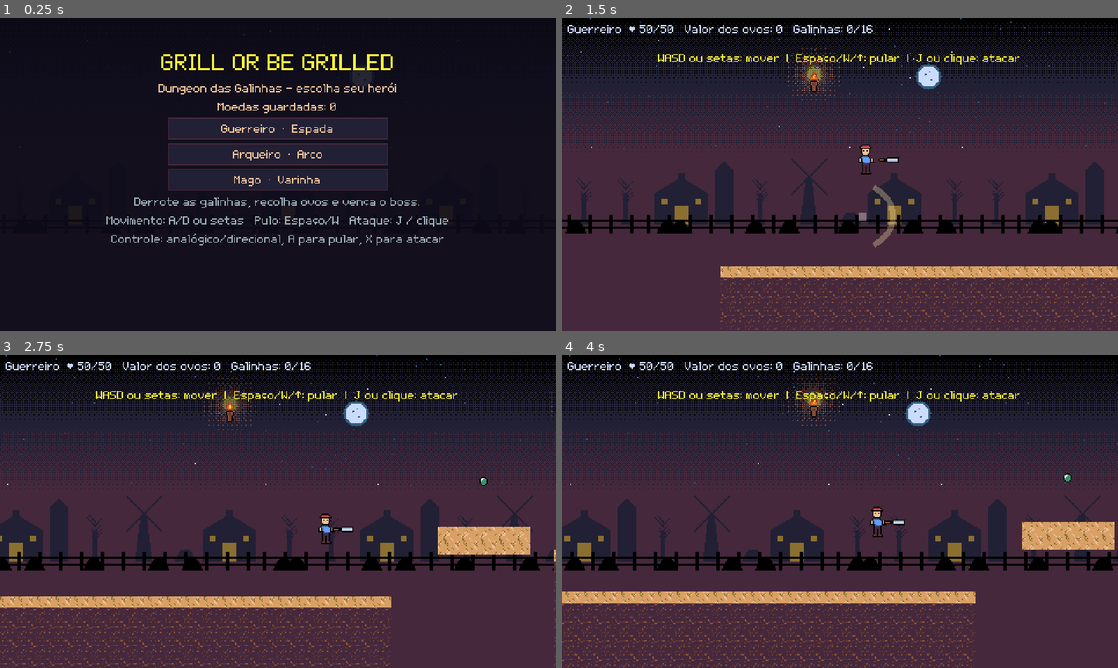
Above: before the commit, frames 1-4 (two rows, left to right).
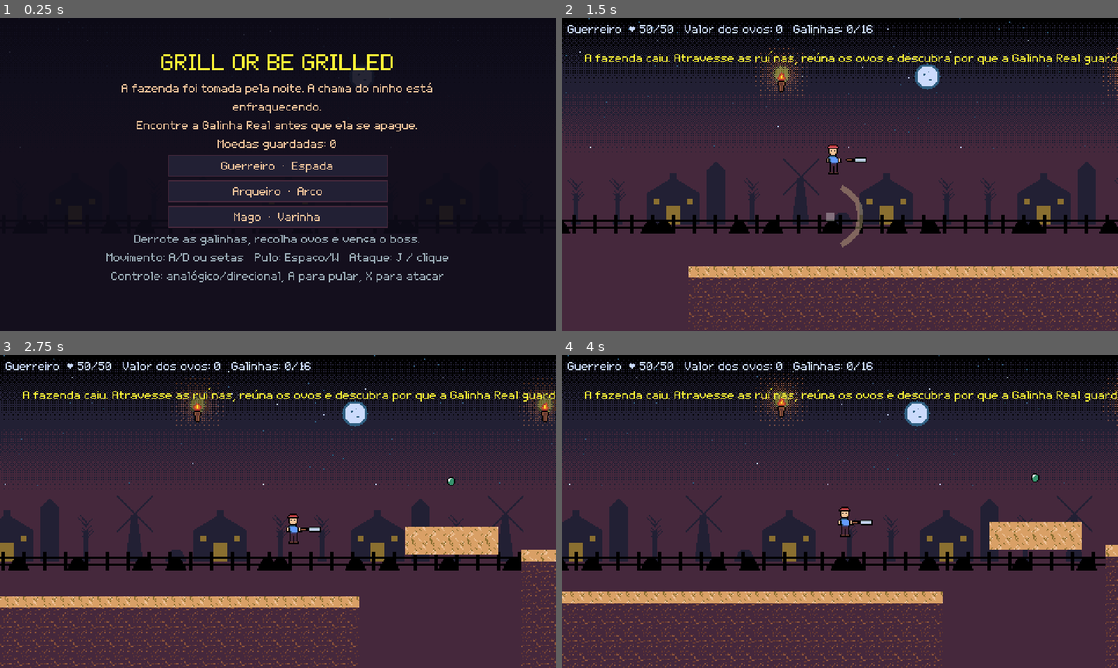
Above: after the commit, the same moments.

Repository: Douglas-Marcondes/grill-or-be-grilled
Game: Godot game, scene res://jogo.tscn
Two runs of this game, one before a commit and one after it. Both use one fixed random seed, a clock stepped at 60 frames per second and the inputs below.
Inputs:
- Up to frame 1 (0.25 s): no input
- Up to frame 2 (1.5 s): click "Guerreiro · Espada" at 0.5 s; hold D (andar_direita) from 1.28 s (still down); hold Space (pular) from 1.28 s (still down); tap J (atacar) at 1.35 s
- Up to frame 3 (2.75 s): keep holding D (andar_direita); release Space (pular) at 2.03 s; tap Space (pular) at 2.1, 2.27, 2.57 s; tap J (atacar) at 2.3 s
- Up to frame 4 (4 s): release D (andar_direita) at 2.78 s; hold A (andar_esquerda) 2.78-3.53 s; hold Space (pular) 2.78-3.53 s; tap J (atacar) at 2.85, 3.6 s; hold D (andar_direita) from 3.53 s (still down); tap Space (pular) at 3.77 s

The runs differ from the first frame. In frame 1, 6.3% of the frame differs, in the area x 19-81%, y 20-85%; in frame 2, 34%; in frame 3, 19%; in frame 4, 35%, in the area x 0-100%, y 0-100%.

Commit message:
Destrava a fase 1 e corrige queda e drop de ovo
- Pedras RotaAlta7/8/11/13/15 viram degraus dentro do vão em vez de pender
  sobre a saída do trecho; ovos das pedras acompanham.
- teste_das_passagens pula cada vão na borda e garante que todos passam.
- Ovo de galinha é criado com call_deferred (erro de flush de física).
- Morte por queda logo abaixo do quadro da câmera (scripts/limites.gd).
- Galinhas com telegrafia da bicada, hitstun e curva de dificuldade;
  alcances de golpe casados com o tamanho dos sprites.
- tools/testar.sh roda todos os testes com um comando.

Diff:
--- a/grill-or-be-grilled/chicken_enemy.gd
+++ b/grill-or-be-grilled/chicken_enemy.gd
@@ -1,6 +1,7 @@
 extends CharacterBody2D
 
 const Sprites = preload("res://scripts/sprites.gd")
+const Limites = preload("res://scripts/limites.gd")
 
 var sprite: Sprite2D
 var health := 3
@@ -8,6 +9,8 @@
 var gravity := 1000.0
 var target: CharacterBody2D
 var attack_cooldown := 0.0
+var attack_windup := 0.0
+var hit_stun := 0.0
 var flash := 0.0
 var facing := 1.0
 var animation_time := 0.0
@@ -22,6 +25,11 @@
 const GAP_JUMP_SPEED := 175.0
 const THREAT_RANGE := 320.0
 const PATROL_RADIUS := 135.0
+
+func configure_progression(index: int, total: int) -> void:
+	var progress := float(index) / maxf(1.0, float(total - 1))
+	health = 2 + int(progress * 2.0)
+	speed = 78.0 + progress * 38.0
 
 func _ready() -> void:
 	add_to_group("enemies")
@@ -41,6 +49,12 @@
 func _physics_process(delta: float) -> void:
 	if not is_on_floor():
 		velocity.y += gravity * delta
+	if hit_stun > 0.0:
+		hit_stun = maxf(0.0, hit_stun - delta)
+		velocity.x = move_toward(velocity.x, 0.0, 420.0 * delta)
+		move_and_slide()
+		_animar()
+		return
 	if not target or not is_instance_valid(target):
 		var players := get_tree().get_nodes_in_group("player")
 		if not players.is_empty():
@@ -66,15 +80,19 @@
 					_animar()
 					return
 			else:
-				velocity.x = facing * (GAP_JUMP_SPEED if jumping_gap else speed)
+				velocity.x = facing * (GAP_JUMP_SPEED if jumping_gap else (0.0 if attack_windup > 0.0 else speed))
 		else:
 			_patrol()
 	else:
 		_patrol()
-	attack_cooldown -= delta
-	if target and is_instance_valid(target) and attack_cooldown <= 0.0 and absf(global_position.x - target.global_position.x) < 48.0 and absf(global_position.y - target.global_position.y) < 48.0:
-		target.take_damage(1)
-		attack_cooldown = 1.1
+	attack_cooldown = maxf(0.0, attack_cooldown - delta)
+	if attack_windup > 0.0:
+		attack_windup -= delta
+		if attack_windup <= 0.0 and _player_in_peck_range():
+			target.take_damage(1)
+			attack_cooldown = 1.35
+	elif target and is_instance_valid(target) and attack_cooldown <= 0.0 and _player_in_peck_range():
+		attack_windup = 0.48
 	move_and_slide()
 	if is_on_floor():
 		last_safe_position = global_position
@@ -83,7 +101,7 @@
 			animation_time += delta * 13.0
 	flash = maxf(0.0, flash - delta)
 	_animar()
-	if global_position.y > 850.0:
+	if global_position.y > Limites.QUEDA_FATAL:
 		# Se um impulso externo ainda a derrubar, deixa o drop na última plataforma segura.
 		var game := get_tree().get_first_node_in_group("game")
 		if game:
@@ -126,6 +144,8 @@
 func take_damage(amount: int) -> void:
 	health -= amount
 	flash = 0.14
+	hit_stun = 0.16
+	velocity.x = signf(global_position.x - target.global_position.x) * 115.0 if is_instance_valid(target) else 0.0
 	if health <= 0:
 		var game := get_tree().get_first_node_in_group("game")
 		if game:
@@ -139,3 +159,8 @@
 	Sprites.virar(sprite, facing)
 	Sprites.piscar(sprite, flash)
 	sprite.frame = Sprites.quadro_do_passo(animation_time, 4)
+	if attack_windup > 0.0:
+		sprite.modulate = Color("fbf236") if int(Time.get_ticks_msec() / 90) % 2 == 0 else Color.WHITE
+
+func _player_in_peck_range() -> bool:
+	return is_instance_valid(target) and absf(global_position.x - target.global_position.x) < 31.0 and absf(global_position.y - target.global_position.y) < 27.0
--- a/grill-or-be-grilled/fase1.gd
+++ b/grill-or-be-grilled/fase1.gd
@@ -8,6 +8,7 @@
 const TEMA = preload("res://tema_pixel.tres")
 const Terreno = preload("res://scripts/terreno.gd")
 const Tochas = preload("res://scripts/tochas.gd")
+const Limites = preload("res://scripts/limites.gd")
 
 const LEVEL_END := 10000.0
 const LARGURA_PAINEL := 300.0
@@ -24,6 +25,8 @@
 var level_objects: Array[Node] = []
 var message_timer := 0.0
 var end_message := ""
+var proximo_marco := 4
+var boss_intro_shown := false
 
 func _ready() -> void:
 	var preview_characters := get_node_or_null("EditorPreview/Personagens")
@@ -42,6 +45,9 @@
 			notice_label.text = ""
 	if boss_bar:
 		boss_bar.visible = screen == "playing" and is_instance_valid(player) and is_instance_valid(boss) and absf(player.global_position.x - boss.global_position.x) < 700.0
+	if screen == "playing" and not boss_intro_shown and is_instance_valid(player) and is_instance_valid(boss) and absf(player.global_position.x - boss.global_position.x) < 430.0:
+		boss_intro_shown = true
+		show_message("A Galinha Real bloqueia o ninho. Leia o aviso, desvie e contra-ataque!", 4.0)
 
 func _build_playable_geometry() -> void:
 	var level_art := get_node_or_null("EditorPreview/Cenario")
@@ -104,13 +110,17 @@
 	_clear_level()
 	GameData.begin_run()
 	chickens_defeated = 0
+	proximo_marco = 4
+	boss_intro_shown = false
 	screen = "playing"
 	boss_bar.visible = false
 	var bot_markers := get_node("EditorPreview/Personagens/Bots").get_children()
 	total_chickens = bot_markers.size()
-	for marker in bot_markers:
+	for index in bot_markers.size():
+		var marker := bot_markers[index] as Node2D
 		var chicken := CharacterBody2D.new()
 		chicken.set_script(ChickenScript)
+		chicken.configure_progression(index, bot_markers.size())
 		chicken.position = marker.global_position
 		_register_level_object(chicken)
 	var egg_markers := get_node("EditorPreview/Personagens/Ovos").get_children()
@@ -127,12 +137,12 @@
 		camera.limit_left = 0
 		camera.limit_right = int(LEVEL_END)
 		camera.limit_top = 0
-		camera.limit_bottom = 700
+		camera.limit_bottom = int(Limites.FUNDO_DA_CAMERA)
 		camera.make_current()
 	_spawn_boss()
 	show_hud()
 	update_hud()
-	show_message("WASD ou setas: mover  |  Espaço/W/↑: pular  |  J ou clique: atacar", 5.0)
+	show_message("A fazenda caiu. Atravesse as ruínas, reúna os ovos e descubra por que a Galinha Real guarda o ninho.", 5.0)
 
 func _place_egg(at: Vector2, kind: int) -> void:
 	var egg := Area2D.new()
@@ -142,17 +152,38 @@
 	_register_level_object(egg)
 
 func spawn_egg(at: Vector2) -> void:
-	var egg := Area2D.new()
-	egg.set_script(EggScript)
+	# Adiado: a morte da galinha costuma vir de dentro de body_entered do
+	# projetil, e criar Area2D durante o flush de fisica gera "Can't change this
+	# state while flushing queries" (PENDENCIAS.md, 19/10/2026).
+	_place_egg.call_deferred(at, _sortear_raridade())
+
+func _sortear_raridade() -> int:
 	var roll := randf()
-	egg.egg_kind = 0 if roll < 0.55 else (1 if roll < 0.80 else (2 if roll < 0.93 else (3 if roll < 0.985 else 4)))
-	egg.global_position = at
-	add_child(egg)
-	level_objects.append(egg)
+	if roll < 0.55:
+		return 0
+	if roll < 0.80:
+		return 1
+	if roll < 0.93:
+		return 2
+	return 3 if roll < 0.985 else 4
 
 func enemy_defeated() -> void:
 	chickens_defeated += 1
 	update_hud()
+	if chickens_defeated >= proximo_marco and chickens_defeated < total_chickens:
+		_show_story_beat()
+		proximo_marco += 4
+	if chickens_defeated == total_chickens:
+		show_message("O ninho está à frente. A guardiã despertou!", 3.5)
+
+func _show_story_beat() -> void:
+	var fraction := float(chickens_defeated) / maxf(1.0, float(total_chickens))
+	var story := "As penas brilham no escuro. Alguém protege este lugar há muito tempo."
+	if fraction >= 0.75:
+		story = "O calor aumenta. A Galinha Real sente seus passos e chama suas últimas guardiãs."
+	elif fraction >= 0.5:
+		story = "Marcas antigas cobrem as paredes: o ninho mantém viva a chama da fazenda."
+	show_message(story, 4.0)
 
 func _spawn_boss() -> void:
 	if is_instance_valid(boss):
@@ -192,8 +223,9 @@
 	if armor_dropped:
 		GameData.owns_chicken_armor = true
 		GameData.save_progress()
-	end_message = "A armadura de galinha caiu! Bico, crista e barbela desbloqueados!" if armor_dropped else "A galinha explodiu em luz... mas a armadura não caiu desta vez. Tente de novo!"
-	show_message("PÓF! Uma explosão de penas e luz!", 2.2)
+	var epilogo := "A chama do ninho reacende. A fazenda ainda pode ser salva."
+	end_message = "%s\nA armadura de galinha caiu! Bico, crista e barbela desbloqueados!" % epilogo if armor_dropped else "%s\nA armadura sumiu na explosão. A guardiã pode voltar a deixar uma." % epilogo
+	show_message("PÓF! A chama do ninho voltou a brilhar!", 2.2)
 	await get_tree().create_timer(2.0).timeout
 	if not is_inside_tree():
 		return
@@ -284,7 +316,7 @@
 	screen = "select"
 	_clear_level()
 	boss_bar.visible = false
-	var panel := _panel("GRILL OR BE GRILLED", "Dungeon das Galinhas — escolha seu herói\nMoedas guardadas: %d" % GameData.gold)
+	var panel := _panel("GRILL OR BE GRILLED", "A fazenda foi tomada pela noite. A chama do ninho está enfraquecendo.\nEncontre a Galinha Real antes que ela se apague.\nMoedas guardadas: %d" % GameData.gold)
 	for class_choice in ["Guerreiro", "Arqueiro", "Mago"]:
 		var weapon: String = {"Guerreiro": "Espada", "Arqueiro": "Arco", "Mago": "Varinha"}[class_choice]
 		var chosen: String = class_choice
--- /dev/null
+++ b/grill-or-be-grilled/ferramentas/teste_das_passagens.gd
@@ -0,0 +1,95 @@
+extends Node2D
+
+# Teste das passagens: para cada par de trechos vizinhos da fase 1, poe o heroi
+# correndo na saida do trecho e pula na borda com o pulo cheio. Falha se algum
+# vao nao puder ser atravessado assim -- que e o que o jogador tenta primeiro.
+#
+# Existe por causa das pedras RotaAlta7/8/11/13, que pendiam sobre a saida do
+# trecho anterior e faziam o heroi bater a cabeca nelas (PENDENCIAS.md,
+# "Passagens travadas", 19/10/2026).
+#
+#   ./Godot_v4.7.2-stable_linux.x86_64 --headless --path grill-or-be-grilled \
+#       res://ferramentas/teste_das_passagens.tscn
+
+const RECUO_DA_LARGADA := 140.0
+const FRAMES_POR_PASSAGEM := 240
+const FRAMES_SEGURANDO_O_PULO := 28
+## Abaixo disso o heroi ja caiu no buraco, mesmo que a morte so venha depois.
+const Y_DE_QUEDA := 700.0
+
+var _falhas: PackedStringArray = []
+var _segurando := 0
+
+func _ready() -> void:
+	var game := preload("res://jogo.tscn").instantiate()
+	add_child(game)
+	await get_tree().process_frame
+	game.choose_class("Guerreiro")
+	for inimigo in get_tree().get_nodes_in_group("enemies"):
+		inimigo.queue_free()
+	await get_tree().physics_frame
+	var trechos := _trechos_ordenados(game.get_node("EditorPreview/Cenario"))
+	for indice in trechos.size() - 1:
+		await _atravessar(game.player, trechos[indice], trechos[indice + 1])
+	for falha in _falhas:
+		printerr("FALHOU: %s" % falha)
+	if _falhas.is_empty():
+		print("PASSAGENS_OK %d vaos" % (trechos.size() - 1))
+	get_tree().quit(0 if _falhas.is_empty() else 1)
+
+
+func _trechos_ordenados(cenario: Node2D) -> Array[Rect2]:
+	"""Caixas de mundo dos Trecho*, da esquerda para a direita."""
+	var caixas: Array[Rect2] = []
+	for arte in cenario.get_children():
+		if arte is Polygon2D and str(arte.name).begins_with("Trecho"):
+			caixas.append(_caixa(arte))
+	caixas.sort_custom(func(a: Rect2, b: Rect2) -> bool: return a.position.x < b.position.x)
+	return caixas
+
+
+func _caixa(arte: Polygon2D) -> Rect2:
+	var caixa := Rect2(arte.to_global(arte.polygon[0]), Vector2.ZERO)
+	for ponto in arte.polygon:
+		caixa = caixa.expand(arte.to_global(ponto))
+	return caixa
+
+
+func _atravessar(jogador: CharacterBody2D, de: Rect2, para: Rect2) -> void:
+	jogador.global_position = Vector2(de.end.x - RECUO_DA_LARGADA, _topo_em(jogador, de.end.x - RECUO_DA_LARGADA) - 1.0)
+	jogador.velocity = Vector2.ZERO
+	jogador.health = jogador.max_health
+	Input.action_press("andar_direita")
+	for frame in FRAMES_POR_PASSAGEM:
+		_pular_na_borda(jogador)
+		await get_tree().physics_frame
+		if jogador.global_position.y > Y_DE_QUEDA:
+			break
+		if jogador.is_on_floor() and jogador.global_position.x > para.position.x + 30.0:
+			break
+	Input.action_release("andar_direita")
+	Input.action_release("pular")
+	_segurando = 0
+	var chegou := jogador.is_on_floor() and jogador.global_position.x > para.position.x + 30.0
+	if not chegou:
+		_falhas.append("vao x=%.0f -> x=%.0f: heroi parou em (%.0f, %.0f), esperado em pe depois de x=%.0f" % [de.end.x, para.position.x, jogador.global_position.x, jogador.global_position.y, para.position.x + 30.0])
+
+
+func _pular_na_borda(jogador: CharacterBody2D) -> void:
+	"""Segura o pulo cheio quando o chao acaba logo a frente."""
+	if _segurando > 0:
+		_segurando -= 1
+		if _segurando == 0:
+			Input.action_release("pular")
+		return
+	if jogador.is_on_floor() and is_inf(_topo_em(jogador, jogador.global_position.x + 10.0)):
+		Input.action_press("pular")
+		_segurando = FRAMES_SEGURANDO_O_PULO
+
+
+func _topo_em(jogador: CharacterBody2D, x: float) -> float:
+	"""Y da superficie mais alta em x abaixo de y=200, ou INF se for buraco."""
+	var consulta := PhysicsRayQueryParameters2D.create(Vector2(x, 200.0), Vector2(x, Y_DE_QUEDA), 1)
+	consulta.exclude = [jogador.get_rid()]
+	var acerto := jogador.get_world_2d().direct_space_state.intersect_ray(consulta)
+	return INF if acerto.is_empty() else (acerto["position"] as Vector2).y
--- /dev/null
+++ b/grill-or-be-grilled/ferramentas/teste_das_passagens.tscn
@@ -0,0 +1,4 @@
+[gd_scene load_steps=2 format=3]
+[ext_resource type="Script" path="res://ferramentas/teste_das_passagens.gd" id="1"]
+[node name="TesteDasPassagens" type="Node2D"]
+script = ExtResource("1")
--- a/grill-or-be-grilled/jogo.tscn
+++ b/grill-or-be-grilled/jogo.tscn
@@ -630,15 +630,12 @@
 polygon = PackedVector2Array(3620, 445, 3740, 445, 3740, 469, 3620, 469)
 
 [node name="RotaAlta7" type="Polygon2D" parent="EditorPreview/Cenario" unique_id=1337101694]
-position = Vector2(-19, 52)
-color = Color(0.341176, 0.262745, 0.305882, 1)
-polygon = PackedVector2Array(3930, 375, 3979.6477, 375, 4030, 375, 4030, 399, 3930, 399)
+color = Color(0.341176, 0.262745, 0.305882, 1)
+polygon = PackedVector2Array(3970, 465, 4020, 465, 4020, 489, 3970, 489)
 
 [node name="RotaAlta8" type="Polygon2D" parent="EditorPreview/Cenario" unique_id=1260127198]
-position = Vector2(2404, 80)
-scale = Vector2(0.46666667, 1)
-color = Color(0.341176, 0.262745, 0.305882, 1)
-polygon = PackedVector2Array(4470, 320, 4590, 320, 4590, 344, 4469.9995, 336, 4337.142, 330)
+color = Color(0.341176, 0.262745, 0.305882, 1)
+polygon = PackedVector2Array(4475, 410, 4525, 410, 4525, 434, 4475, 434)
 
 [node name="RotaAlta9" type="Polygon2D" parent="EditorPreview/Cenario" unique_id=758573470]
 position = Vector2(2703, 82)
@@ -653,18 +650,16 @@
 polygon = PackedVector2Array(5570, 350, 5670, 350, 5670, 374, 5570, 374)
 
 [node name="RotaAlta11" type="Polygon2D" parent="EditorPreview/Cenario" unique_id=96716806]
-position = Vector2(3, 64)
-color = Color(0.341176, 0.262745, 0.305882, 1)
-polygon = PackedVector2Array(6110, 280, 6220, 280, 6220, 304, 6110, 304)
+color = Color(0.341176, 0.262745, 0.305882, 1)
+polygon = PackedVector2Array(6170, 375, 6220, 375, 6220, 399, 6170, 399)
 
 [node name="RotaAlta12" type="Polygon2D" parent="EditorPreview/Cenario" unique_id=2120445871]
 color = Color(0.341176, 0.262745, 0.305882, 1)
 polygon = PackedVector2Array(6710, 380, 6820, 380, 6820, 404, 6710, 404)
 
 [node name="RotaAlta13" type="Polygon2D" parent="EditorPreview/Cenario" unique_id=1461182575]
-position = Vector2(1, 41)
-color = Color(0.341176, 0.262745, 0.305882, 1)
-polygon = PackedVector2Array(7352, 337, 7380, 337, 7430, 330, 7430, 354, 7376, 363, 7328, 372)
+color = Color(0.341176, 0.262745, 0.305882, 1)
+polygon = PackedVector2Array(7380, 420, 7430, 420, 7430, 444, 7380, 444)
 
 [node name="RotaAlta14" type="Polygon2D" parent="EditorPreview/Cenario" unique_id=1303410915]
 color = Color(0.341176, 0.262745, 0.305882, 1)
@@ -672,7 +667,7 @@
 
 [node name="RotaAlta15" type="Polygon2D" parent="EditorPreview/Cenario" unique_id=348585692]
 color = Color(0.341176, 0.262745, 0.305882, 1)
-polygon = PackedVector2Array(8460, 360, 8560, 360, 8560, 384, 8460, 384)
+polygon = PackedVector2Array(8500, 465, 8550, 465, 8550, 489, 8500, 489)
 
 [node name="RotaAlta16" type="Polygon2D" parent="EditorPreview/Cenario" unique_id=167738328]
 position = Vector2(78, 25)
@@ -875,13 +870,13 @@
 metadata/egg_kind = 2
 
 [node name="Ovo7" type="Polygon2D" parent="EditorPreview/Personagens/Ovos" unique_id=650577095]
-position = Vector2(3980, 315)
+position = Vector2(3995, 400)
 color = Color(0.686275, 0.882353, 0.478431, 1)
 polygon = PackedVector2Array(-5, -8, 0, -11, 5, -8, 6, 0, 3, 5, -3, 5, -6, 0)
 metadata/egg_kind = 1
 
 [node name="Ovo8" type="Polygon2D" parent="EditorPreview/Personagens/Ovos" unique_id=1884325788]
-position = Vector2(4530, 280)
+position = Vector2(4500, 345)
 color = Color(0.737255, 0.607843, 0.917647, 1)
 polygon = PackedVector2Array(-5, -8, 0, -11, 5, -8, 6, 0, 3, 5, -3, 5, -6, 0)
 metadata/egg_kind = 2
@@ -899,7 +894,7 @@
 metadata/egg_kind = 2
 
 [node name="Ovo11" type="Polygon2D" parent="EditorPreview/Personagens/Ovos" unique_id=1332958580]
-position = Vector2(6165, 240)
+position = Vector2(6195, 310)
 color = Color(0.686275, 0.882353, 0.478431, 1)
 polygon = PackedVector2Array(-5, -8, 0, -11, 5, -8, 6, 0, 3, 5, -3, 5, -6, 0)
 metadata/egg_kind = 1
@@ -911,7 +906,7 @@
 metadata/egg_kind = 2
 
 [node name="Ovo13" type="Polygon2D" parent="EditorPreview/Personagens/Ovos" unique_id=1210648948]
-position = Vector2(7380, 290)
+position = Vector2(7405, 355)
 color = Color(0.686275, 0.882353, 0.478431, 1)
 polygon = PackedVector2Array(-5, -8, 0, -11, 5, -8, 6, 0, 3, 5, -3, 5, -6, 0)
 metadata/egg_kind = 1
@@ -923,7 +918,7 @@
 metadata/egg_kind = 2
 
 [node name="Ovo15" type="Polygon2D" parent="EditorPreview/Personagens/Ovos" unique_id=406835020]
-position = Vector2(8510, 320)
+position = Vector2(8525, 400)
 color = Color(0.686275, 0.882353, 0.478431, 1)
 polygon = PackedVector2Array(-5, -8, 0, -11, 5, -8, 6, 0, 3, 5, -3, 5, -6, 0)
 metadata/egg_kind = 1
--- a/grill-or-be-grilled/player.gd
+++ b/grill-or-be-grilled/player.gd
@@ -1,6 +1,7 @@
 extends CharacterBody2D
 
 const Sprites = preload("res://scripts/sprites.gd")
+const Limites = preload("res://scripts/limites.gd")
 const Movimento = preload("res://scripts/character_movement.gd")
 const Salto = preload("res://scripts/salto.gd")
 
@@ -31,6 +32,7 @@
 var class_name_game := "Guerreiro"
 var animation_time := 0.0
 var salto := Salto.new()
+var knockback := 0.0
 
 func _ready() -> void:
 	add_to_group("player")
@@ -49,6 +51,7 @@
 	camera.position = Vector2(0, -40)
 	camera.position_smoothing_enabled = true
 	camera.position_smoothing_speed = 6.0
+	camera.offset.x = 28.0
 	add_child(camera)
 	max_health += GameData.health_bonus
 	health = max_health
@@ -78,14 +81,21 @@
 	var direction := Input.get_axis("andar_esquerda", "andar_direita")
 	if not is_zero_approx(direction):
 		facing = signf(direction)
-	_mover_horizontal(direction, delta)
+	var camera := get_node_or_null("Camera2D") as Camera2D
+	if camera:
+		camera.offset.x = move_toward(camera.offset.x, facing * 34.0, 180.0 * delta)
+	if knockback > 0.0:
+		velocity.x = move_toward(velocity.x, 0.0, 380.0 * delta)
+		knockback = maxf(0.0, knockback - delta)
+	else:
+		_mover_horizontal(direction, delta)
 	salto.atualizar(self, delta, Input.is_action_just_pressed("pular"), Input.is_action_pressed("pular"))
 	attack_timer = maxf(0.0, attack_timer - delta)
 	if Input.is_action_just_pressed("atacar") and attack_timer <= 0.0:
 		attack()
 	invulnerability = maxf(0.0, invulnerability - delta)
 	move_and_slide()
-	if global_position.y > 850.0:
+	if global_position.y > Limites.QUEDA_FATAL:
 		$"..".player_died()
 		set_physics_process(false)
 		return
@@ -129,7 +139,7 @@
 	var damage := 1 + int(GameData.strength_bonus / 5)
 	if GameData.equipped_weapon == "Espada":
 		for enemy in get_tree().get_nodes_in_group("enemies"):
-			if is_instance_valid(enemy) and absf(enemy.global_position.x - global_position.x - facing * 26.0) < 67.0 and absf(enemy.global_position.y - global_position.y) < 54.0:
+			if is_instance_valid(enemy) and absf(enemy.global_position.x - global_position.x - facing * 24.0) < 27.0 and absf(enemy.global_position.y - global_position.y) < 27.0:
 				enemy.take_damage(damage + 1)
 		$"..".slash_effect(global_position + Vector2(facing * 26.0, ALTURA_DA_MAO), facing, false)
 	else:
@@ -148,6 +158,9 @@
 		return
 	health -= maxi(1, amount - GameData.armor_bonus)
 	invulnerability = 0.9
+	knockback = 0.22
+	velocity.x = -facing * 190.0
+	velocity.y = -150.0
 	$"..".update_hud()
 	if health <= 0:
 		$"..".player_died()
--- /dev/null
+++ b/grill-or-be-grilled/scripts/limites.gd
@@ -0,0 +1,16 @@
+extends RefCounted
+
+## Limites verticais do mundo da fase, num lugar so.
+##
+## A morte por queda ficava em y > 850 enquanto a camera parava em 700: o heroi
+## sumia da tela e continuava caindo 150px no escuro antes de o jogo reagir
+## (PENDENCIAS.md, "Camera"). Agora a queda e fatal logo abaixo do quadro.
+##
+## Exemplo:
+##     if global_position.y > Limites.QUEDA_FATAL:
+##         morrer()
+
+const FUNDO_DA_CAMERA := 700.0
+## Folga de um corpo inteiro abaixo do quadro: o heroi termina de sair da tela
+## antes da morte, em vez de morrer com metade do corpo visivel.
+const QUEDA_FATAL := FUNDO_DA_CAMERA + 30.0
Not shown, added: tools/testar.sh
